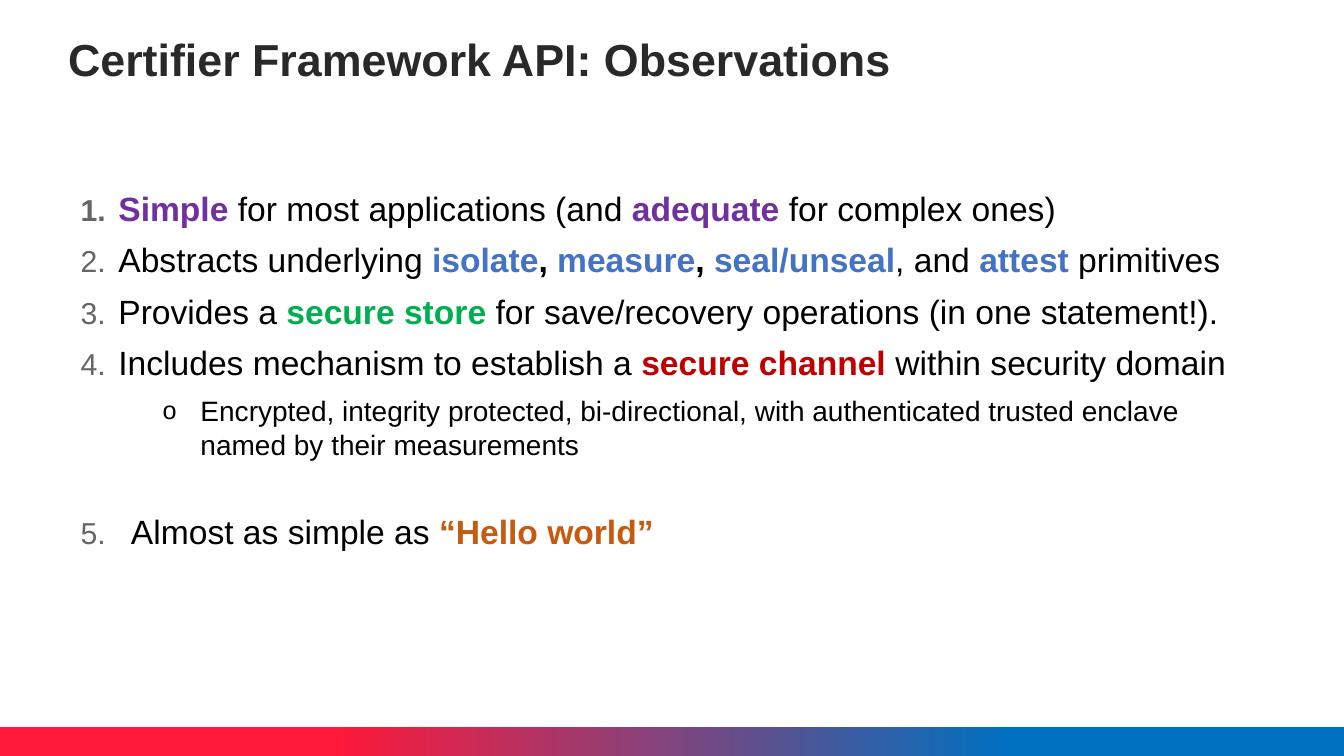
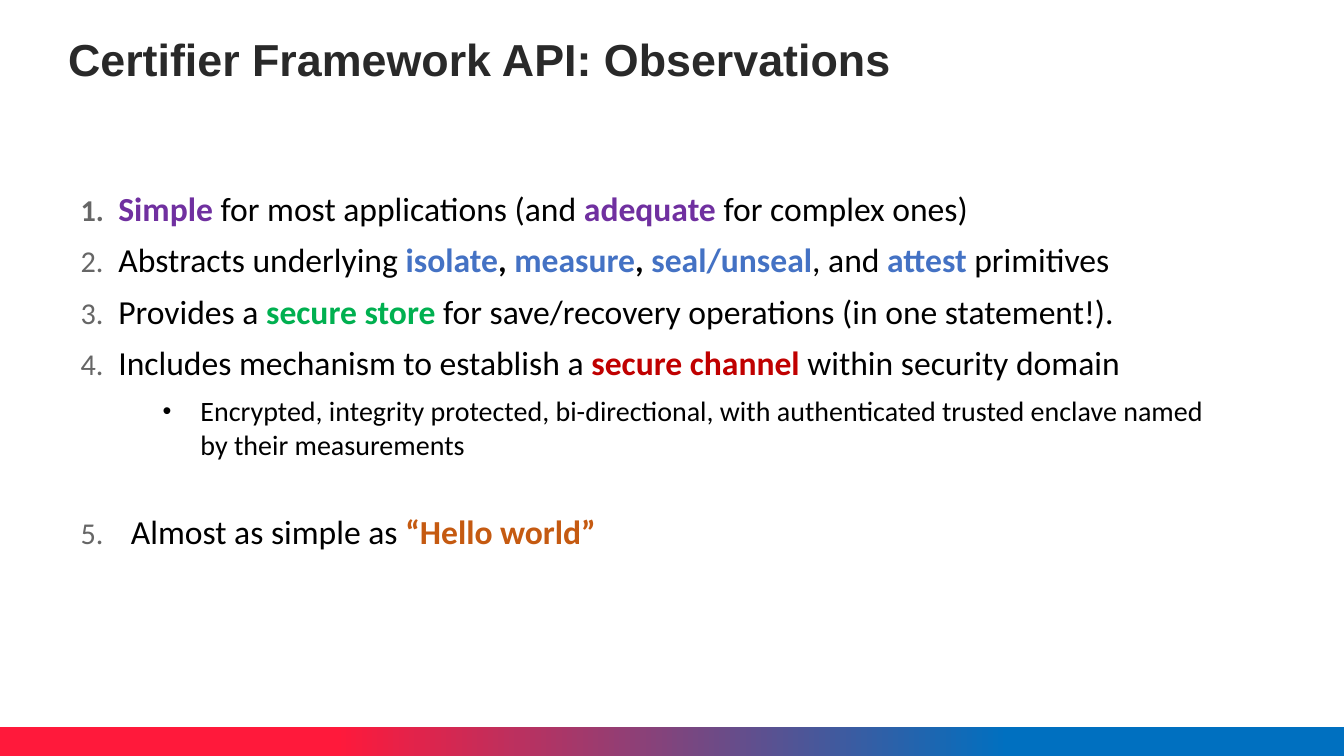
Before and after one commit to ccc-certifier-framework/certifier-framework-for-confidential-computing, a slide deck: slide 11 of Doc/CCC-Proposal-status-2026.pptx (slide 10 before the commit). Drawn at 1344x756 pixels with LibreOffice and Linux fonts; fonts in the diff are those of the drawing; background and template pictures are left out. Boxes give left, top, right and bottom in pixels: in the first picture for what was removed or moved away, otherwise in the second. Text is boxed around its words. In the diff, an @@ line names an element or a change of style, - is before the commit and + after.

```diff
--- a/Doc/CCC-Proposal-status-2026.pptx
+++ b/Doc/CCC-Proposal-status-2026.pptx
@@ text "Simple for most applications (and ..." at (118,196,1202,460): font Arial to Calibri; bullet o to • @@
@@ text "Almost as simple as “Hello ..." at (131,519,596,550): font Arial to Calibri @@
```
Also in this commit, not shown: 7 other slides changed, 1 slide added, 1 other file.
